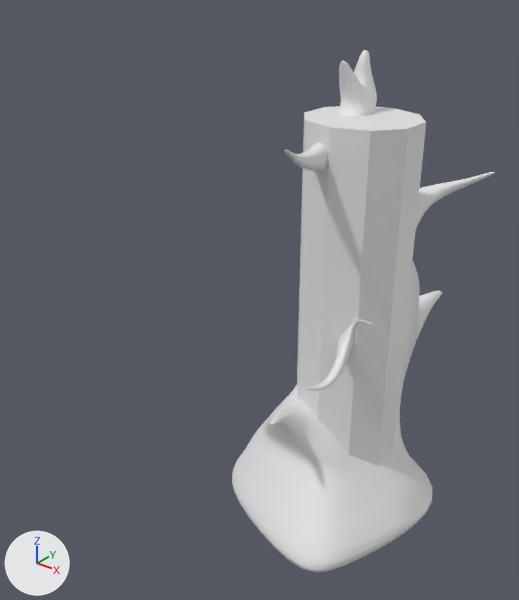
One commit to the Blender file Art/map/folliage_assets.blend: the scene before it, then after it.
The view is the same before and after, from a 50 mm camera at (3.13, -5.31, 5.25) aimed at (-1.37, 0.32, 1.76). The lights are fixed; the arrows at lower left show +X, +Y and +Z. The same objects are shown in both versions, whatever each file hides.

In view in the first picture: 'pilar', 'tree base'.
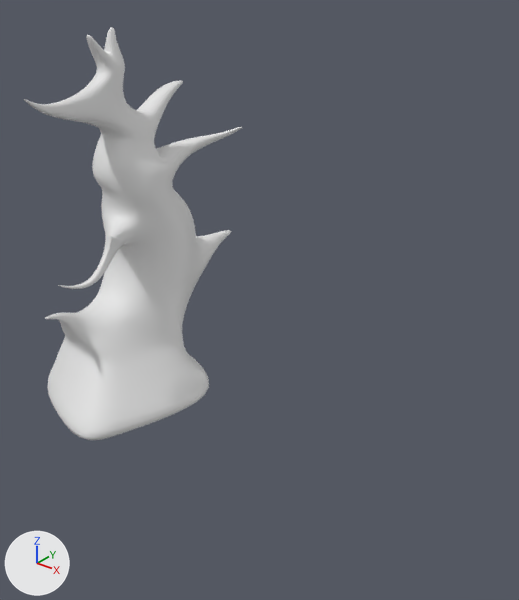
Location of each change, (x1, y1, x2, y2) in pixels of the pictures (519 x 600 px):
'tree base', moved: before (232, 50, 495, 573); after (24, 27, 242, 440)
'pilar', hidden: before (297, 106, 426, 466)

The change, as a diff of the scene's bpy script:
```diff
--- a/Art/map/folliage_assets.blend.py
+++ b/Art/map/folliage_assets.blend.py
@@ ob_tree_base @@
 ob_tree_base = bpy.data.objects.new('tree base', me_cube_018)
-ob_tree_base.location = (0.0, 0.0, 0.0)
+ob_tree_base.location = (-3.21, 0.0, 0.0)
 _m = ob_tree_base.modifiers.new('Subdivision', 'SUBSURF')
@@ ob_pilar @@
 ob_pilar.instance_collection = col_pilar
+ob_pilar.hide_set(True)  # its collection is switched off
```
